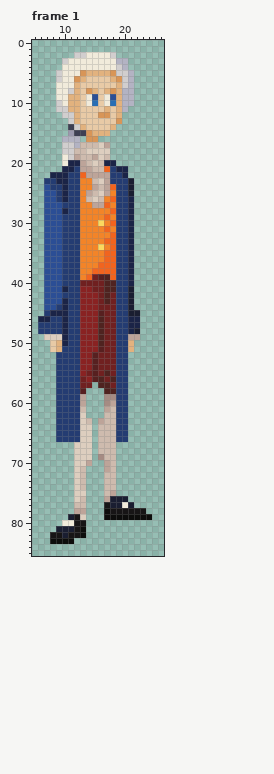
Two versions of one pixel-art file, Sprites/dupaty.aseprite. The first picture shows the starting point.
119x87 pixels, 1 frame. Colours within 5 levels of each other are drawn and written as one. Shown: frame 1: x 5..26, y 0..85. The old version is drawn lined up with the new one, on the new canvas. The commit also changed other frames, which this record leaves out.
After:
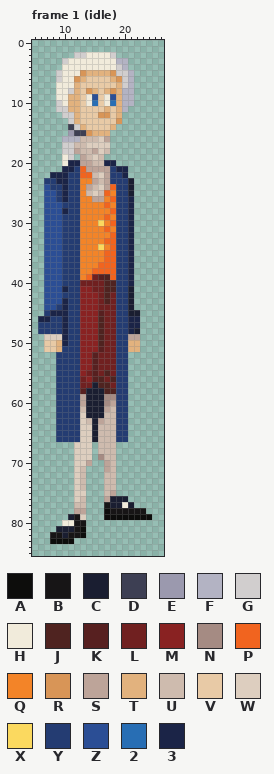
Palette (. is transparent): A #0d0d0c  B #171516  C #1a1e31  D #3d3f53  E #9b99ae  F #b3b3c3  G #d1cece  H #f1ebdb  J #4f2320  K #572020  L #702020  M #892222  N #a58b83  P #f1641f  Q #f38428  R #d89557  S #bda499  T #e2b27e  U #cebbae  V #e8caa6  W #ddcebf  X #fbd95f  Y #243c72  Z #2b4e95  2 #286eb4  3 #1b2447
Edits made:
canvas 119x87 -> 30x87 (the part of the old canvas that was cut away was empty and is not shown)
Frame 1 (idle):
y 16: x 13..17 .RR.. -> UUUWS
y 17: x 12 F -> U; x 14..15 UU -> WW; x 17 S -> W
y 18: x 12 U -> S; x 14..15 WW -> US; x 17 W -> U
y 19: x 12..13 SU -> .S; x 15..17 SWU -> WU.
y 20: x 14..15 UW -> SU
y 21: x 13 S -> P; x 15..17 UUP -> SSS
y 22: x 14..16 SSS -> PUW
y 23: x 15..16 UW -> SU
y 24: x 14..16 QSU -> SUW
y 25: x 14..17 SUWS -> UWUP
y 26: x 14..16 UWU -> QSS
y 27: x 15..16 SS -> QQ
y 50..51: x 7 . -> V; x 22 . -> T
y 57: x 15 . -> C
y 58..62: x 14..16 ... -> CCC
y 63..66: x 15 . -> C
Boxes around the changes in both pictures, in picture pixels (x1, y1, x2, y2):
changed: (74, 136, 110, 208)
added: (44, 340, 50, 352)
added: (134, 340, 140, 352)
added: (86, 382, 104, 442)
